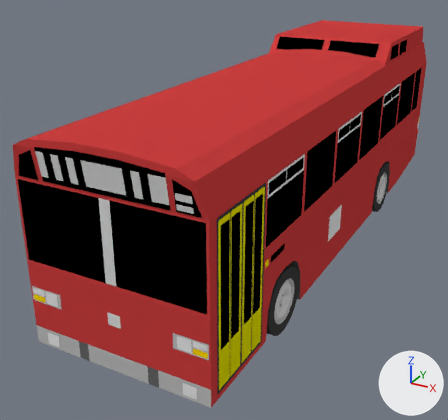
One commit to the Blender file bus-lorry/Bus/leyland-national-11-lc-lt-revised.blend: the scene before it, then after it.
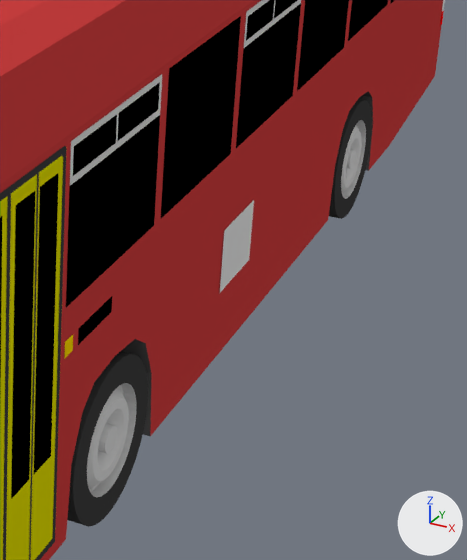
There are two pictures of each version: one whole from a 50 mm camera at (2.69, -7.14, 3.34) aimed at (-0.47, -1.38, 0.46), one close up on the part from 53% to 95% of the width and 29% to 83% of the height. Every picture has the same lights, and +X, +Y and +Z are marked at lower right.
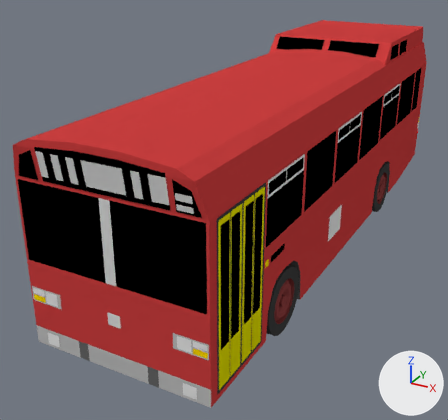
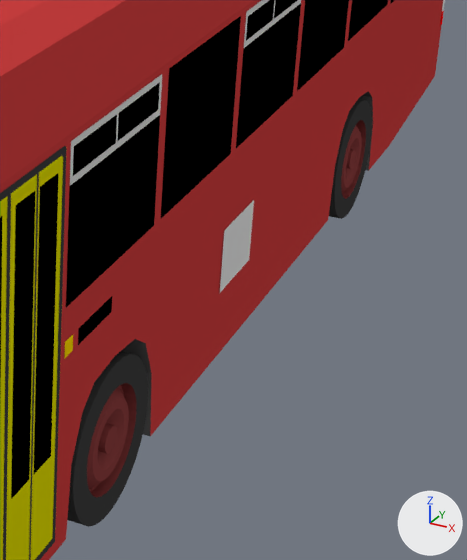
What differs and where, as boxes (x1, y1, x2, y2) in the close-ups (467 x 560 px):
part 1 of me_circle_004, recoloured: (341, 120, 366, 199) in both
part 2 of me_circle, recoloured: (87, 383, 136, 497) in both

What changed in the scene script:
```text
Add mat_wheel:
    mat_wheel = diffuse_material('Wheel')
    mat_wheel.base_color = (0.25, 0.05, 0.05)  # brown #893f3f
Change me_circle_004:
    where me_circle_004.from_pydata(...)  # 1152 vertices, 1144 faces; spans x -0.207..0.427, y 0.003..0.637, z -0.7..0.7
    used by ob_circle_004; location = (-0.016, 0.41, 0.0); rotation_euler = (1.571, 0.0, 1.571), in degrees (90, 0, 90); scale = (1.06, 1.0, 1.23)
    me_circle_004 part 1: all 888 faces that had it switch from mat_wheelhub (light grey #dbdbdb) to mat_wheel (brown #893f3f)
Change me_circle:
    where me_circle.from_pydata(...)  # 576 vertices, 572 faces; spans x -3.057..-2.423, y 0.003..0.637, z -0.7..0.7
    used by ob_circle; location = (-0.016, 0.271, 0.0); rotation_euler = (1.571, 0.0, 1.571), in degrees (90, 0, 90); scale = (1.06, 1.0, 1.23)
    me_circle part 2: all 444 faces that had it switch from mat_wheelhub (light grey #dbdbdb) to mat_wheel (brown #893f3f)
```
